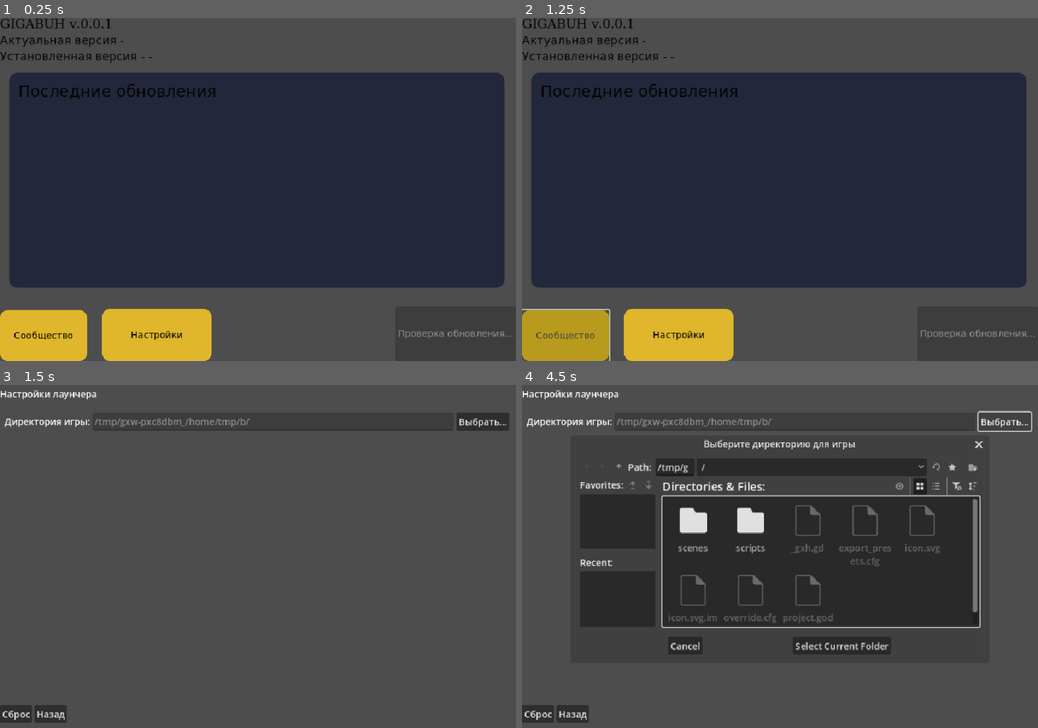
Above: before the commit, frames 1-4 (two rows, left to right).
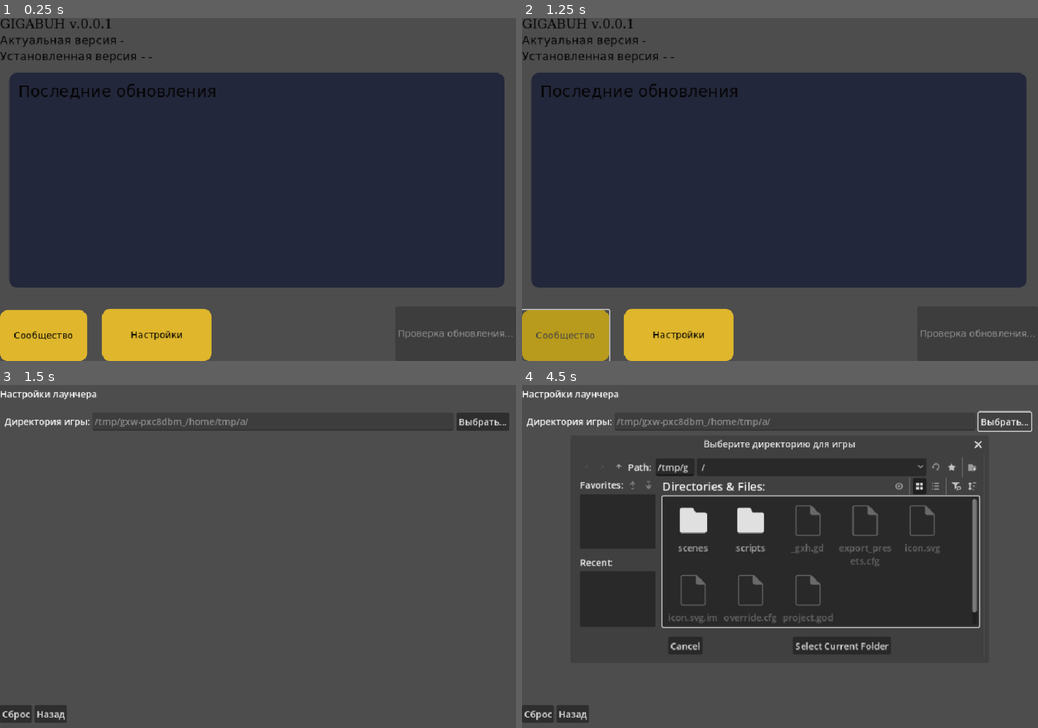
Above: after the commit, the same moments.

Repository: rodd-oss/zapuskalka
Game: Godot game, scene res://scenes/LauncherNative.tscn
Two runs of this game, one before a commit and one after it. Both use one fixed random seed, a clock stepped at 60 frames per second and the inputs below.
Inputs:
- Up to frame 1 (0.25 s): no input
- Up to frame 2 (1.25 s): click "Сообщество" at 0.5 s
- Up to frame 3 (1.5 s): click "Настройки" at 1.25 s
- Up to frame 4 (4.5 s): click "Назад" at 2 s; click "Сообщество" at 2.75 s; click "Настройки" at 3.5 s; click "Выбрать..." at 4.25 s

Frames 1-2 are identical in both runs. In frame 3, less than 0.1% of the frame differs, in the area x 46-49%, y 9-12%; in frame 4, 0.4%, in the area x 46-90%, y 9-71%.

Commit message:
launcher refactoring

Diff:
--- a/scripts/launcher_native.gd
+++ b/scripts/launcher_native.gd
@@ -1,5 +1,16 @@
 extends Control
 
+# --[ ENUM ]--
+enum LauncherStatus {
+	CHECKING,
+	DOWNLOAD,
+	UPDATE,
+	PLAY,
+	DOWNLOADING,
+	RETRY
+}
+
+# --[ NODE REFERENCES ]--
 @onready var play_btn: Button = $PlayBtn
 @onready var community_btn: Button = $CommunityBtn
 @onready var settings_btn: Button = $SettingsBtn
@@ -7,65 +18,107 @@
 @onready var installed_version_label: Label = $Header/InstalledVersionLabel
 @onready var http: HTTPRequest = HTTPRequest.new()
 
+# --[ CONSTANTS ]--
 const GITHUB_OWNER := "rodd-oss"
 const GITHUB_REPO := "gigabah"
+const TELEGRAM_CHANNEL := "https://t.me/milanrodd"
 var GITHUB_RELEASE_LATEST_API := "https://api.github.com/repos/%s/%s/releases/latest" % [GITHUB_OWNER, GITHUB_REPO]
 
+# --[ STATE ]--
 var local_version := ""
 var remote_version := ""
 var download_url := ""
 var is_update_available := false
 var _downloading := false
-# Флаг для отложенного запуска игры после проверки актуальности
 var _pending_play := false
-# Путь к папке для игры (будет загружен из настроек)
 var game_dir := ""
+var status : LauncherStatus = LauncherStatus.CHECKING
+var last_exe_name := ""
+var last_download_size := 0
+var _is_checking_version := false  # Флаг для разделения логики проверки версии и скачивания
 
 func _ready() -> void:
 	play_btn.disabled = true
 	play_btn.text = "Проверка обновления..."
-	play_btn.set_meta("action", "checking")
+	status = LauncherStatus.CHECKING
 	add_child(http)
 	play_btn.pressed.connect(_on_play_btn_pressed)
 	settings_btn.pressed.connect(_on_settings_btn_pressed)
-	# Загружаем путь к папке игры из настроек
+	community_btn.pressed.connect(_on_community_btn_pressed)
+	# Загружаем путь к папке игры с настройками
 	_load_game_dir_from_settings()
 	print("[LOG] Сканирование директории для игры:", game_dir)
 	_check_for_updates()
 
-# Загрузка пути к папке игры из user://settings.cfg
+# --- Управление статусом кнопки ---
+func _set_btn_status(s: LauncherStatus):
+	status = s
+	match s:
+		LauncherStatus.CHECKING:
+			play_btn.text = "Проверка обновления..."
+			play_btn.disabled = true
+		LauncherStatus.DOWNLOAD:
+			play_btn.text = "Скачать"
+			play_btn.disabled = false
+		LauncherStatus.UPDATE:
+			play_btn.text = "Обновить"
+			play_btn.disabled = false
+		LauncherStatus.PLAY:
+			play_btn.text = "Играть"
+			play_btn.disabled = false
+		LauncherStatus.DOWNLOADING:
+			play_btn.text = "Скачивание..."
+			play_btn.disabled = true
+		LauncherStatus.RETRY:
+			play_btn.text = "Повторить"
+			play_btn.disabled = false
+
+# --- Загрузка пути к папке игры из user://settings.cfg ---
 func _load_game_dir_from_settings() -> void:
 	var config := ConfigFile.new()
 	var settings_file := "user://settings.cfg"
-	var default_game_dir := ProjectSettings.globalize_path("res://")
+	var default_game_dir := OS.get_executable_path().get_base_dir()
 	var err = config.load(settings_file)
 	if err == OK:
 		game_dir = config.get_value("launcher", "game_dir", default_game_dir)
 	else:
 		game_dir = default_game_dir
+	print("[LOG] Путь к папке игры:", game_dir)
+
 func _on_settings_btn_pressed() -> void:
+	if _downloading:
+		_set_status("Нельзя переходить в настройки во время скачивания!")
+		return
 	get_tree().change_scene_to_file("res://scenes/Settings.tscn")
+
+func _on_community_btn_pressed() -> void:
+	OS.shell_open(TELEGRAM_CHANNEL)
+	print("[LOG] Открытие Telegram канала:", TELEGRAM_CHANNEL)
 
 func _on_play_btn_pressed() -> void:
 	if _downloading:
 		return
-	var action = play_btn.get_meta("action")
-	if action == "download" or action == "update":
-		_download_game()
-	elif action == "play":
-		print("[LOG] Повторная проверка версии перед запуском по кнопке 'Играть'")
-		# Повторная проверка актуальности версии перед запуском
-		_pending_play = true
-		_check_for_updates()
+	match status:
+		LauncherStatus.DOWNLOAD, LauncherStatus.UPDATE:
+			_download_game()
+		LauncherStatus.PLAY:
+			_pending_play = true
+			_check_for_updates()
+		LauncherStatus.RETRY:
+			_check_for_updates()
+		_:
+			pass
 
 func _check_for_updates() -> void:
-	play_btn.text = "Проверка обновления..."
-	play_btn.set_meta("action", "checking")
-	play_btn.disabled = true
+	_set_btn_status(LauncherStatus.CHECKING)
 	_scan_local_game()
-	# Отключаем старый сигнал, чтобы не было дублирующихся вызовов
+	_is_checking_version = true
 	if http.request_completed.is_connected(_on_http_request_completed):
 		http.request_completed.disconnect(_on_http_request_completed)
+		http.cancel_request()
+	if http.request_completed.is_connected(_on_download_complete):
+		http.request_completed.disconnect(_on_download_complete)
+		http.cancel_request()
 	http.request_completed.connect(_on_http_request_completed)
 	var err = http.request(GITHUB_RELEASE_LATEST_API, ["User-Agent: GigabahLauncher"])
 	if err != OK:
@@ -74,13 +127,13 @@
 func _scan_local_game() -> void:
 	var exe_path = _find_local_exe()
 	if exe_path != "":
-		print("[LOG] Найден файл игры:", exe_path)
 		local_version = exe_path.get_file().replace("gigabah_", "").replace(".exe", "")
 		installed_version_label.text = "Установленная версия - " + local_version
-	else:
-		print("[LOG] Файл игры не найден в папке для игры:", game_dir)
+		print("[LOG] Найден файл игры:", exe_path, "| Версия:", local_version)
+	else:
 		local_version = ""
 		installed_version_label.text = "Установленная версия - -"
+		print("[LOG] Файл игры не найден в папке:", game_dir)
 
 func _find_local_exe() -> String:
 	var dir = DirAccess.open(game_dir)
@@ -90,32 +143,53 @@
 				return dir.get_current_dir().path_join(f)
 	return ""
 
-func _on_http_request_completed(result, code, _headers, body) -> void:
-	print("[LOG] Ответ сервера о релизе: result=", result, ", code=", code)
+func _on_http_request_completed(result, code, headers, body) -> void:
+	# Проверяем, что это запрос проверки версии, а не скачивание
+	if not _is_checking_version:
+		return
+	_is_checking_version = false
+
 	if result != HTTPRequest.RESULT_SUCCESS or code != 200:
 		_set_status("Ошибка при проверке обновлений")
 		_pending_play = false
 		return
-	# Проверяем, что это действительно JSON, а не бинарный файл
-	if body.size() > 1 and body[0] == 77 and body[1] == 90:
-		print("[ERROR] Получен бинарный файл вместо JSON, пропускаем парсинг.")
-		_pending_play = false
-		return
+
+	var content_type = ""
+	for h in headers:
+		if h.to_lower().begins_with("content-type:"):
+			content_type = h.split(":")[1].strip_edges().to_lower()
+			break
+
+	# Проверяем, что это JSON ответ (для API запроса версии)
+	if content_type.find("application/json") == -1:
+		_set_status("Ошибка: сервер вернул не JSON, возможно, проблема с API!")
+		_pending_play = false
+		return
+
+	if body.size() < 5:
+		_set_status("Ошибка обработки данных релиза: слишком мал ответ.")
+		_pending_play = false
+		return
+
 	var body_str = body.get_string_from_utf8()
 	var json = JSON.new()
 	if json.parse(body_str) != OK:
-		print("[ERROR] Ошибка парсинга JSON: ", json.get_error_line(), json.get_error_message())
-		_set_status("Ошибка обработки данных")
-		_pending_play = false
-		return
+		_set_status("Ошибка парсинга JSON: " + str(json.get_error_line()) + " " + json.get_error_message())
+		_pending_play = false
+		return
+
 	var data = json.data
 	var assets = []
 	if data.has("assets"):
 		assets = data["assets"]
 	if data.has("tag_name"):
 		remote_version = data["tag_name"].lstrip("v")
+		actual_version_label.text = "Актуальная версия - " + remote_version
+		print("[LOG] Актуальная версия на сервере:", remote_version)
 	else:
 		remote_version = ""
+		actual_version_label.text = "Актуальная версия - -"
+
 	download_url = ""
 	var exe_name = ""
 	for asset in assets:
@@ -123,96 +197,111 @@
 			download_url = asset["browser_download_url"]
 			exe_name = asset["name"]
 			break
-	if download_url == "":
+
+	if not download_url:
 		_set_status("Не найден .exe файл в релизе")
 		_pending_play = false
 		return
-	print("[LOG] Найден .exe файл:", exe_name, "URL:", download_url)
+
+	last_exe_name = exe_name
 	_compare_versions()
-	# Если был запрошен запуск после проверки и версия актуальна, запускаем игру
+
 	if _pending_play:
 		_pending_play = false
-		if not is_update_available and play_btn.get_meta("action") == "play":
-			print("[LOG] Версия актуальна, запускаю игру после повторной проверки.")
+		if not is_update_available and status == LauncherStatus.PLAY:
 			_launch_game()
 		else:
-			print("[LOG] После повторной проверки обнаружено обновление, запуск отменён.")
+			_set_status("После повторной проверки обнаружено обновление, запуск отменён.")
 
 func _compare_versions() -> void:
 	if local_version == "":
-		print("[LOG] Статус: игра не найдена, требуется скачивание.")
-		play_btn.text = "Скачать"
-		play_btn.set_meta("action", "download")
-		play_btn.disabled = false
+		_set_btn_status(LauncherStatus.DOWNLOAD)
 		is_update_available = true
+		print("[LOG] Игра не установлена, требуется скачивание.")
 	elif local_version != remote_version:
-		print("[LOG] Статус: доступно обновление, требуется обновить.")
-		play_btn.text = "Обновить"
-		play_btn.set_meta("action", "update")
-		play_btn.disabled = false
+		_set_btn_status(LauncherStatus.UPDATE)
 		is_update_available = true
-	else:
-		print("[LOG] Статус: игра актуальна, можно запускать.")
-		play_btn.text = "Играть"
-		play_btn.set_meta("action", "play")
-		play_btn.disabled = false
+		print("[LOG] Доступно обновление с версии ", local_version, " до ", remote_version)
+	else:
+		_set_btn_status(LauncherStatus.PLAY)
 		is_update_available = false
+		print("[LOG] Игра актуальна, версия:", local_version)
 
 func _download_game() -> void:
-	# Удаляем старые версии gigabah_*.exe перед скачиванием новой
+	if _downloading:
+		return
+	# Удаляем старые gigabah_*.exe
 	var dir = DirAccess.open(game_dir)
 	if dir:
 		for f in dir.get_files():
 			if f.begins_with("gigabah_") and f.ends_with(".exe"):
 				var old_path = game_dir.path_join(f)
 				if FileAccess.file_exists(old_path):
-					print("[LOG] Удаляю старую версию:", old_path)
+					print("[LOG] Удаление старой версии:", old_path)
 					dir.remove(f)
+
 	_downloading = true
-	play_btn.text = "Скачивание..."
-	play_btn.set_meta("action", "downloading")
-	play_btn.disabled = true
+	_is_checking_version = false  # Отключаем флаг проверки версии для скачивания
+	_set_btn_status(LauncherStatus.DOWNLOADING)
 	_set_status("Загрузка файла игры...")
+
 	var exe_name = "gigabah_%s.exe" % remote_version
+	last_exe_name = exe_name
+
+	if http.request_completed.is_connected(_on_http_request_completed):
+		http.request_completed.disconnect(_on_http_request_completed)
 	if http.request_completed.is_connected(_on_download_complete):
 		http.request_completed.disconnect(_on_download_complete)
+		http.cancel_request()
+
 	http.request_completed.connect(_on_download_complete.bind(exe_name))
-	var err = http.request(download_url)
+	var err = http.request(download_url, ["User-Agent: GigabahLauncher"])
 	if err != OK:
 		_set_status("Ошибка при запуске загрузки")
-
-
-func _on_download_complete(result, code, _headers, body, exe_name) -> void:
+		_downloading = false
+
+func _on_download_complete(result, code, headers, body, exe_name) -> void:
+	_downloading = false
+
 	if result != HTTPRequest.RESULT_SUCCESS or code != 200:
 		_set_status("Ошибка при загрузке файла")
-		play_btn.text = "Повторить"
-		play_btn.set_meta("action", "retry")
-		play_btn.disabled = false
-		_downloading = false
-		return
-	# Проверяем, что это действительно exe-файл, а не JSON или ошибка
-	if body.size() <= 1 or body[0] != 77 or body[1] != 90:
-		print("[ERROR] Получен не бинарный файл вместо exe, пропускаем сохранение.")
+		_set_btn_status(LauncherStatus.RETRY)
+		return
+
+	var content_type = ""
+	for h in headers:
+		if h.to_lower().begins_with("content-type:"):
+			content_type = h.split(":")[1].strip_edges().to_lower()
+			break
+
+	# Для скачивания бинарного файла ожидаем octet-stream или application/x-msdownload
+	if content_type.find("application/octet-stream") == -1 and content_type.find("application/x-msdownload") == -1 and content_type.find("application/x-msdos-program") == -1:
+		print("[WARNING] Content-Type:", content_type, "- может быть не бинарным файлом")
+
+	if body.size() <= 1024 * 1024:
+		_set_status("Ошибка: файл слишком мал для exe, возможна ошибка загрузки!")
+		_set_btn_status(LauncherStatus.RETRY)
+		return
+
+	# Проверка сигнатуры MZ
+	if body.size() > 1 and body[0] == 77 and body[1] == 90:
+		var save_path = game_dir.path_join(exe_name)
+		print("[LOG] Сохранение игры по пути:", save_path)
+		var f = FileAccess.open(save_path, FileAccess.WRITE)
+		if f:
+			f.store_buffer(body)
+			f.close()
+			_set_status("Игра успешно установлена!")
+			print("[LOG] Игра успешно сохранена, размер:", body.size(), "байт")
+			# Автоматическая перепроверка после скачивания
+			_scan_local_game()
+			_compare_versions()
+		else:
+			_set_status("Ошибка: не удалось сохранить файл")
+			_set_btn_status(LauncherStatus.RETRY)
+	else:
 		_set_status("Ошибка: получен некорректный файл")
-		play_btn.text = "Повторить"
-		play_btn.set_meta("action", "retry")
-		play_btn.disabled = false
-		_downloading = false
-		return
-	var save_path = game_dir.path_join(exe_name)
-	print("[LOG] Сохраняю файл игры по пути:", save_path)
-	var f = FileAccess.open(save_path, FileAccess.WRITE)
-	if f:
-		f.store_buffer(body)
-		f.close()
-		_set_status("Игра успешно установлена")
-		# После скачивания перепроверяем наличие файла и обновляем статус кнопки
-		_scan_local_game()
-		_compare_versions()
-	else:
-		_set_status("Ошибка: файл не найден после установки")
-	play_btn.disabled = false
-	_downloading = false
+		_set_btn_status(LauncherStatus.RETRY)
 
 func _launch_game() -> void:
 	var exe_path = _find_local_exe()
@@ -220,9 +309,11 @@
 		_set_status("Файл игры не найден")
 		return
 	_set_status("Запуск игры...")
+	print("[LOG] Запуск игры:", exe_path)
 	var pid = OS.create_process(exe_path, [])
 	if pid > 0:
 		_set_status("Игра запущена (PID: %d)" % pid)
+		print("[LOG] Игра запущена с PID:", pid)
 		get_tree().quit()
 	else:
 		_set_status("Ошибка при запуске игры")
